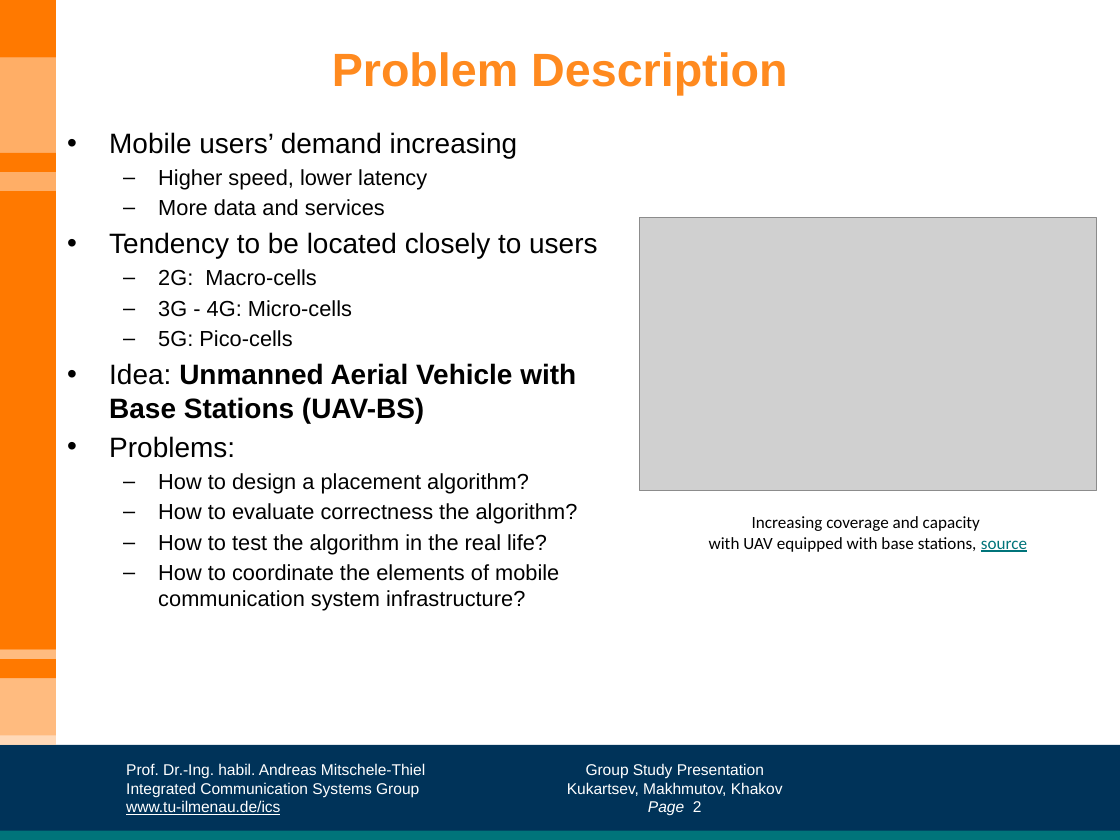
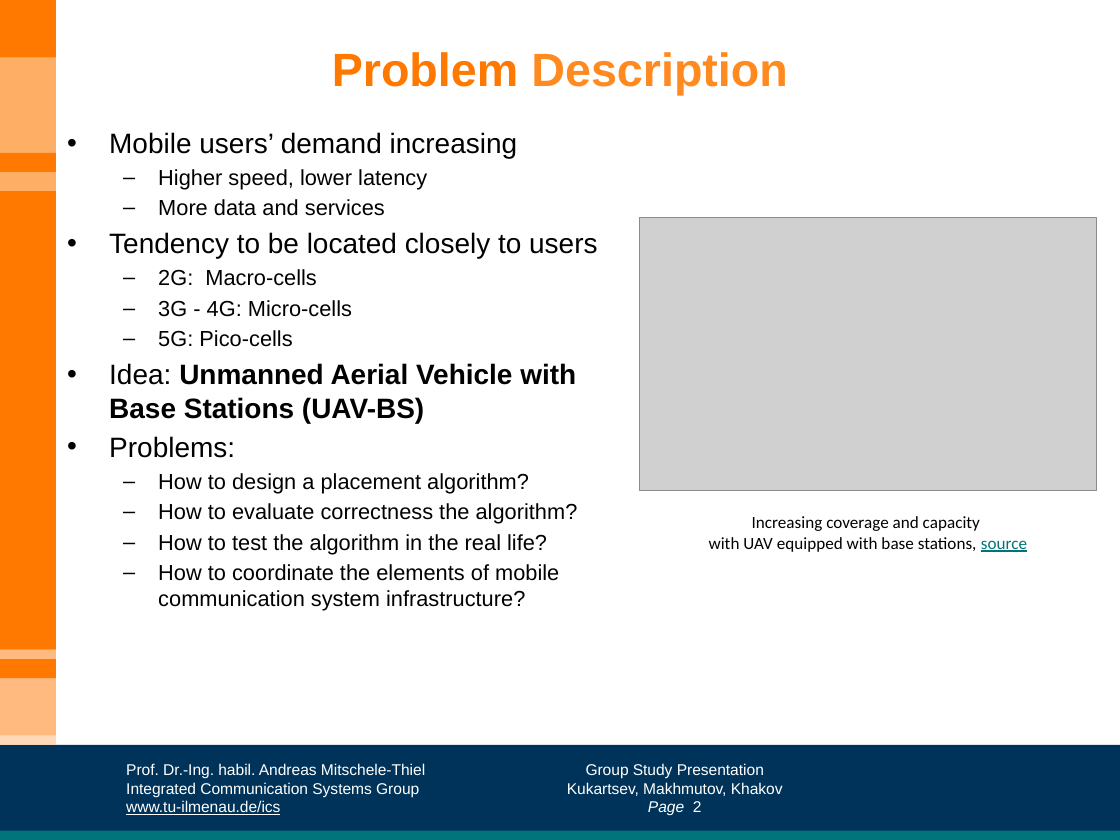
Before and after one commit to Kirkirillka/GPS_Tracker, a slide deck: slide 2 of docs/presentation/GroupStudy-presentation.pptx. Drawn at 1120x840 pixels with LibreOffice and Linux fonts; fonts in the diff are those of the drawing; grey boxes stand for pictures; background and template pictures are left out. Boxes give left, top, right and bottom in pixels: in the first picture for what was removed or moved away, otherwise in the second. Text is boxed around its words. In the diff, an @@ line names an element or a change of style, - is before the commit and + after.

Commit message:
added slides

```diff
--- a/docs/presentation/GroupStudy-presentation.pptx
+++ b/docs/presentation/GroupStudy-presentation.pptx
@@ title "Problem Description" at bbox=[332, 52, 787, 95]: text colour #FF8A20 to #FF7900 in "Problem" @@
```
Also in this commit, not shown: 4 slides added, 1 other file.
